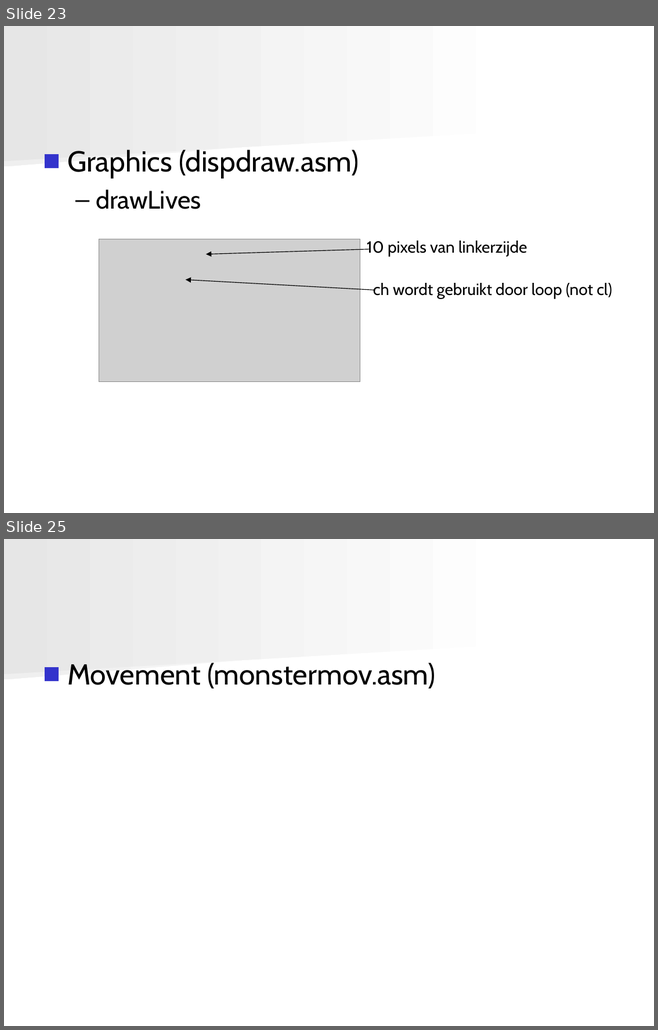
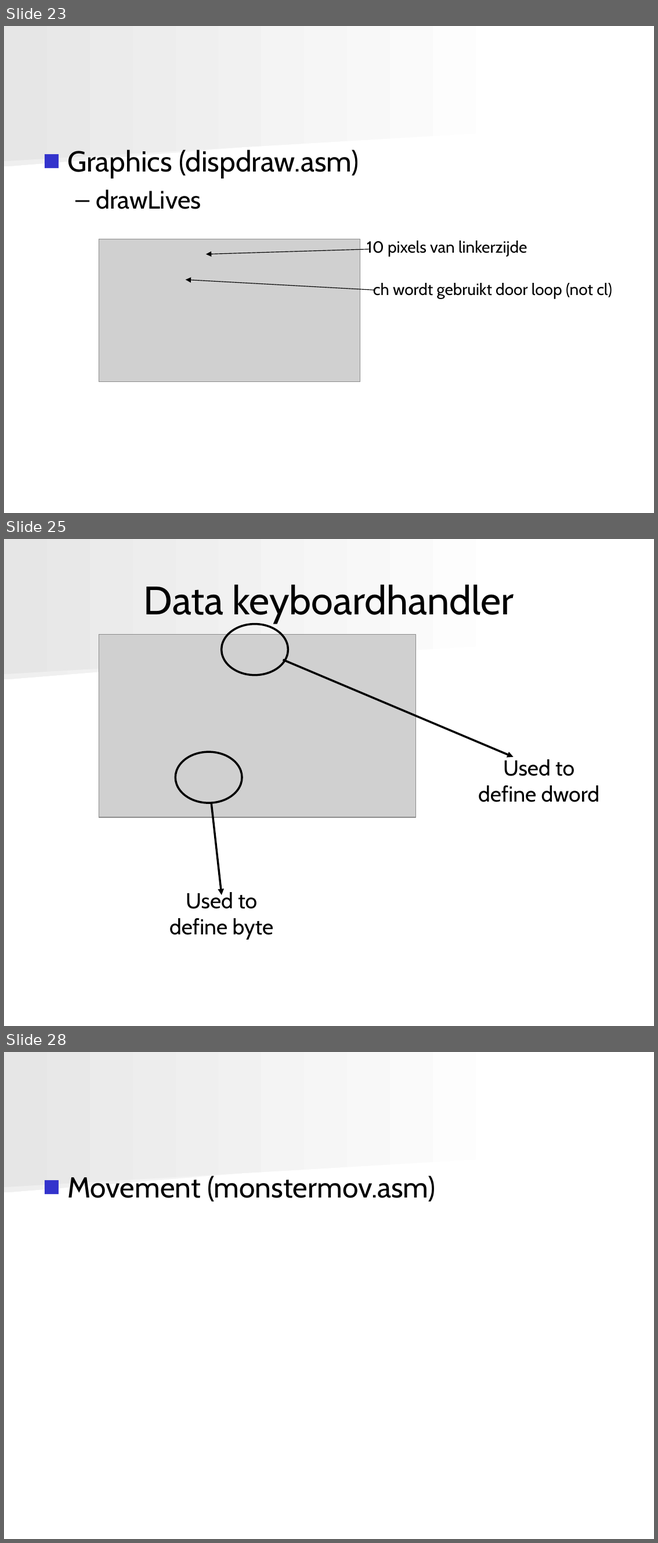
Before and after one commit to angryzor/space_invaders_8086, a slide deck: Presentatie.ppt. Shown one above the other, each under a label of ours: slides 23 and 25 before the commit, slides 23, 25 and 28 after it; the slides between them are not shown. The pictures are 658x1030 and 658x1543 pixels, drawn with LibreOffice and Linux fonts; fonts in the diff are those of the drawing; grey boxes stand for pictures. Boxes give left, top, right and bottom in pixels: in the first picture for what was removed or moved away, otherwise in the second. Text is boxed around its words. In the diff, an @@ line names an element or a change of style, - is before the commit and + after.

```diff
--- a/Presentatie.ppt
+++ b/Presentatie.ppt
@@ slide 25 added at (4,539,654,1026), background #FFFFFF; not listed: 2 template elements that a slide beside it also shows @@
@@ title added at (144,584,514,624), 44 pt, text #000000 @@
+Data keyboardhandler
@@ ellipse added at (221,624,288,675), outline #000000 2.24 pt @@
@@ picture added at (99,635,416,817) @@
@@ arrow added from (282, 660) to (513, 757), #000000 2.24 pt @@
@@ ellipse added at (176,752,242,803), outline #000000 2.24 pt @@
@@ text added at (478,757,599,802), 24 pt, text #000000 @@
+Used to define dword
@@ arrow added from (211, 803) to (221, 895), #000000 2.24 pt @@
@@ text added at (169,890,274,939), 24 pt, text #000000 @@
+Used to define byte
@@ what was slide 25 is now slide 28 @@
```
Also in this commit, not shown: 3 other slides added, 1 slide removed.
